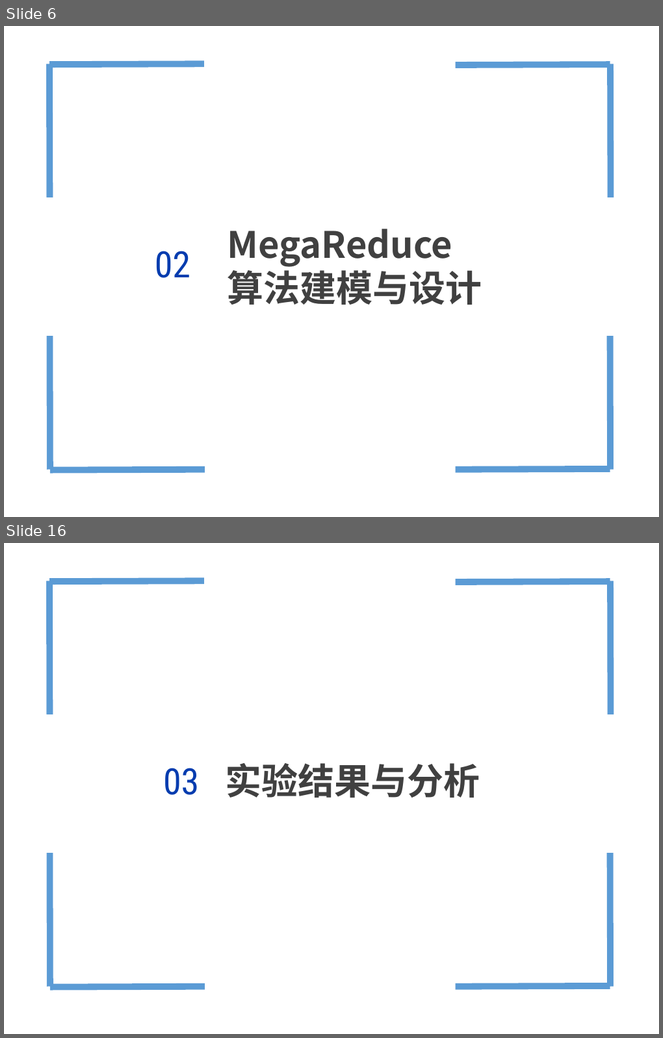
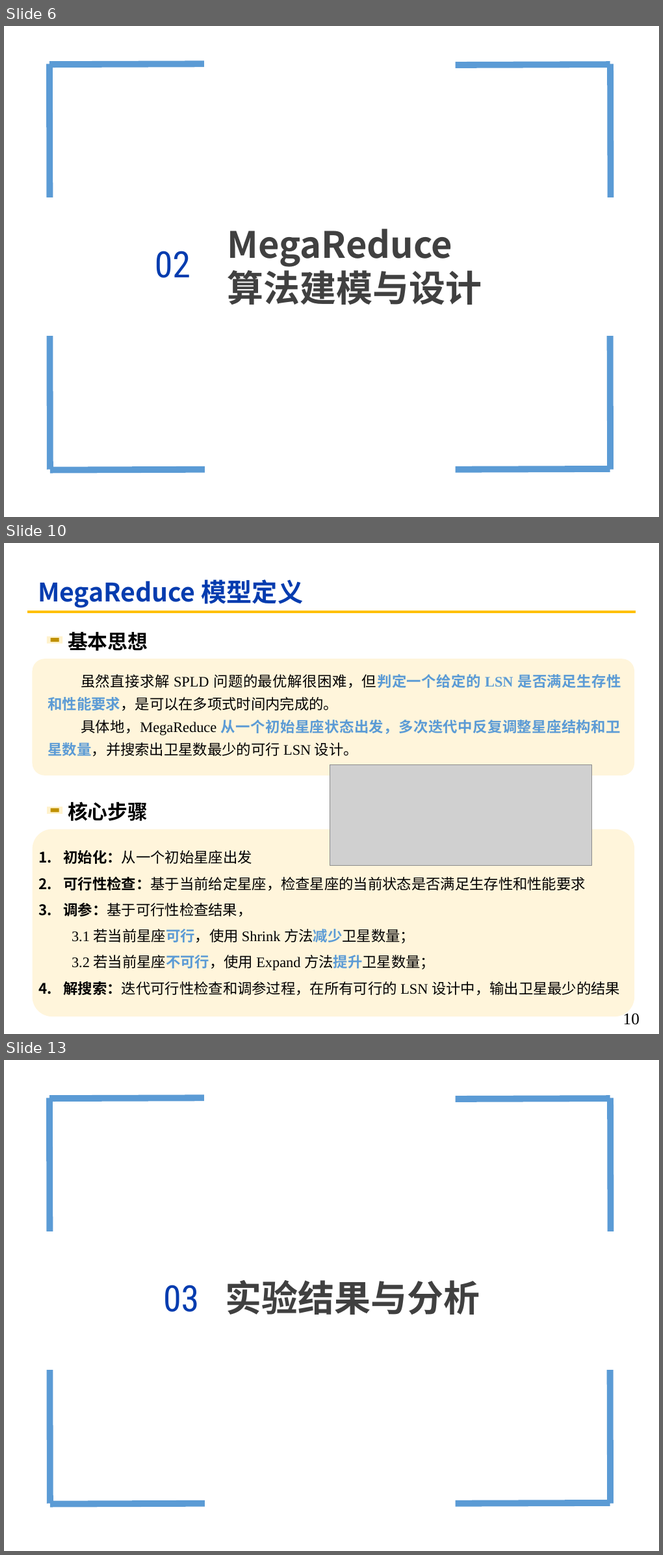
Before and after one commit to cyanbird811/ANTL_papers, a slide deck: 互联网络的设计_汇报/卫星/SPLD/PPT.pptx. Shown one above the other, each under a label of ours: slides 6 and 16 before the commit, slides 6, 10 and 13 after it; the slides between them are not shown. The pictures are 663x1038 and 663x1555 pixels, drawn with LibreOffice and Linux fonts; fonts in the diff are those of the drawing; grey boxes stand for pictures. Boxes give left, top, right and bottom in pixels: in the first picture for what was removed or moved away, otherwise in the second. Text is boxed around its words. In the diff, an @@ line names an element or a change of style, - is before the commit and + after.

```diff
--- a/互联网络的设计_汇报/卫星/SPLD/PPT.pptx
+++ b/互联网络的设计_汇报/卫星/SPLD/PPT.pptx
@@ slide 10 added at bbox=[4, 543, 659, 1034], background #FFFFFF @@
@@ title added at bbox=[38, 579, 304, 608], 28 pt, text #053CAF, bold @@
+MegaReduce 模型定义
@@ line added from (27, 612) to (636, 612), #FFC000 3 pt @@
@@ group added at bbox=[32, 631, 634, 776]: 2 texts, 2 rectangles, 1 rounded rectangle @@
+基本思想
+虽然直接求解 SPLD 问题的最优解很困难，但判定一个给定的 LSN 是否满足生存性和性能要求，是可以在多项式时间内完成的。
+具体地，MegaReduce 从一个初始星座状态出发，多次迭代中反复调整星座结构和卫星数量，并搜索出卫星数最少的可行 LSN 设计。
@@ picture added at bbox=[330, 765, 592, 866] @@
@@ group added at bbox=[32, 802, 634, 1017]: 2 rectangles, 1 text, 1 rounded rectangle @@
+核心步骤
@@ text added at bbox=[63, 850, 620, 996], 16 pt, text #000000 @@
+1. 初始化：从一个初始星座出发
+2. 可行性检查：基于当前给定星座，检查星座的当前状态是否满足生存性和性能要求
+3. 调参：基于可行性检查结果，
+  3.1 若当前星座可行，使用 Shrink 方法减少卫星数量；
+  3.2 若当前星座不可行，使用 Expand 方法提升卫星数量；
+4. 解搜索：迭代可行性检查和调参过程，在所有可行的 LSN 设计中，输出卫星最少的结果
@@ page number added at bbox=[623, 1014, 640, 1025], 18 pt, text #000000 @@
+10
@@ what was slide 16 is now slide 13 @@
```
Also in this commit, not shown: 6 slides changed, 1 slide removed.
